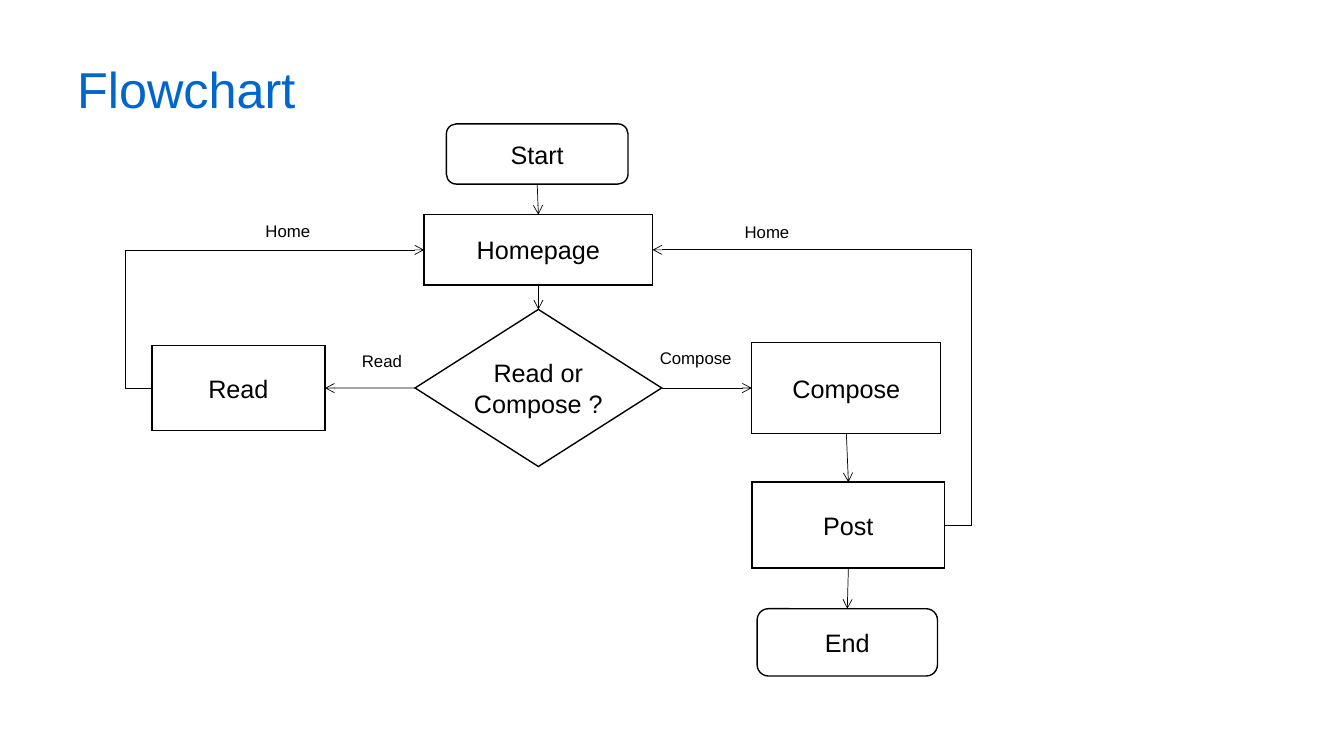
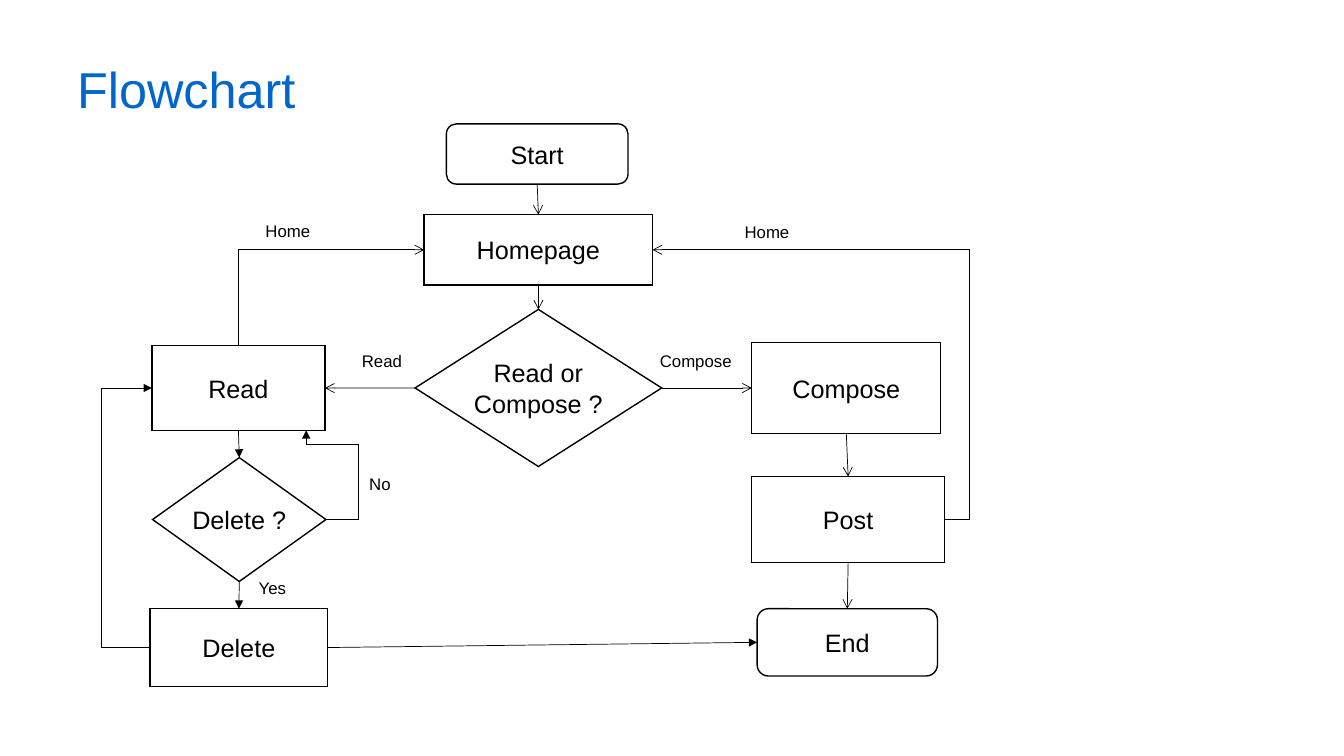
Before and after one commit to Akashdeep-Soni/college-work, a slide deck: slide 13 of College Project/Blog Website with Database/Mini Project Presentation.pptx (slide 12 before the commit). Drawn at 1344x756 pixels with LibreOffice and Linux fonts; fonts in the diff are those of the drawing; background and template pictures are left out. Boxes give left, top, right and bottom in pixels: in the first picture for what was removed or moved away, otherwise in the second. Text is boxed around its words. In the diff, an @@ line names an element or a change of style, - is before the commit and + after.

```diff
--- a/College Project/Blog Website with Database/Mini Project Presentation.pptx
+++ b/College Project/Blog Website with Database/Mini Project Presentation.pptx
@@ elbow arrow moved from (152, 388) - (424, 250) to (239, 346) - (424, 250) @@
@@ elbow arrow moved from (945, 525) - (652, 250) to (945, 519) - (652, 250) @@
@@ elbow arrow added from (150, 647) to (152, 388), #000000 0.5 pt @@
@@ arrow added from (239, 431) to (239, 458), #000000 0.5 pt @@
@@ elbow arrow added from (326, 519) to (307, 431), #000000 0.5 pt @@
@@ arrow moved from (847, 434) - (849, 482) to (847, 434) - (848, 477) @@
@@ diamond added at (152, 458, 326, 582), fill #FFFFFF, outline #000000 1 pt, 18 pt, text #000000 @@
+Delete ?
@@ text added at (369, 478, 390, 490), 12 pt, text #000000 @@
+No
@@ rectangle "Post": place and size @@
-rectangle "Post" at (752, 482, 945, 568)
+rectangle "Post" at (752, 477, 945, 563)
@@ arrow moved from (849, 569) - (848, 609) to (848, 563) - (848, 609) @@
@@ arrow added from (239, 582) to (239, 609), #000000 0.5 pt @@
@@ text added at (259, 582, 286, 594), 12 pt, text #000000 @@
+Yes
@@ rectangle added at (150, 609, 328, 687), fill #FFFFFF, outline #000000 1 pt, 18 pt, text #000000 @@
+Delete
@@ arrow added from (328, 647) to (757, 642), #000000 0.5 pt @@
```
Also in this commit, not shown: 4 other slides changed, 1 slide added.
